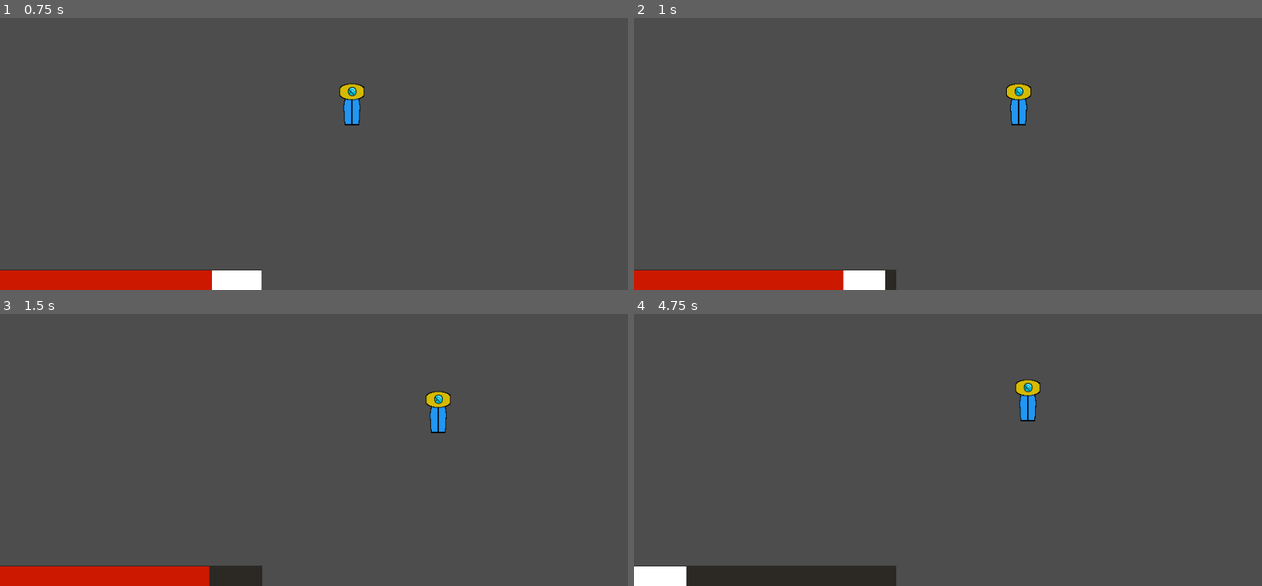
Above: before the commit, frames 1-4 (two rows, left to right).
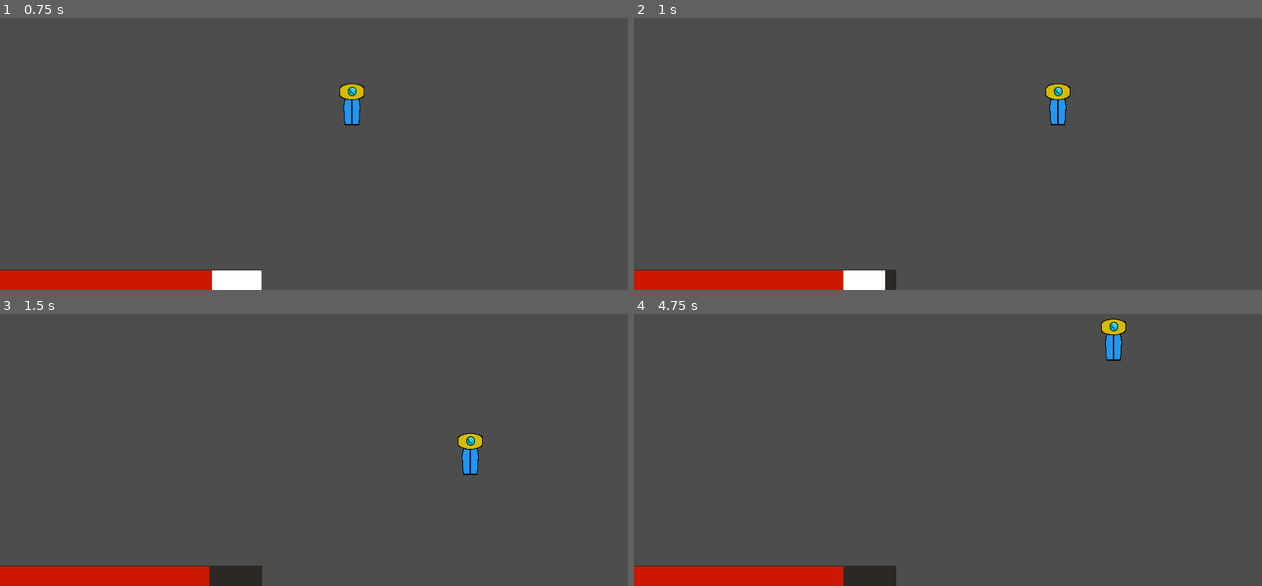
Above: after the commit, the same moments.

Repository: nf12pro/ChronoAnchor
Game: Godot game, scene res://scenes/testing_scene.tscn
The game is run twice, just before and just after one commit, with the same random seed, the same clock (stepped at 60 frames per second) and the same inputs.
Inputs (mouse positions are in pixels of both pictures, inside the frame that each line leads up to):
- Up to frame 1 (0.75 s): tap Enter at 0.5 s; move the mouse to (452, 96) at 0.52 s; hold Right (move_right) from 0.53 s (still down); hold P (take_damage_test) from 0.53 s (still down); click (452, 96) at 0.67 s
- Up to frame 2 (1 s): keep holding Right (move_right); keep holding P (take_damage_test); tap Shift (dash, bound only after the commit) at 0.8 s
- Up to frame 3 (1.5 s): move the mouse to (188, 428) at 1.27 s; release Right (move_right) at 1.28 s; release P (take_damage_test) at 1.28 s; hold S (move_down) from 1.28 s (still down); tap Shift (dash, bound only after the commit) at 1.35 s
- Up to frame 4 (4.75 s): tap P (take_damage_test) at 1.55, 3.05, 4.35 s; move the mouse to (1010, 333) at 2.02 s; release S (move_down) at 2.03 s; hold Right (move_right) 2.03-2.78 s; hold P (take_damage_test) 2.03-2.78 s; tap Shift (dash, bound only after the commit) at 2.3, 2.85 s; move the mouse to (916, 479) at 2.77 s; hold W (move_up) 2.78-3.53 s; click (916, 479) at 2.92 s; move the mouse to (1136, 463) at 3.52 s; hold Shift (dash, bound only after the commit) 3.53-4.28 s; hold A (move_left) from 3.53 s (still down); tap Alt at 3.6 s; move the mouse to (759, 357) at 4.27 s

Frame 1 is identical in both runs. In frame 2, 0.9% of the frame differs, in the area x 59-70%, y 24-40%; in frame 3, 0.9%; in frame 4, 3.3%, in the area x 0-79%, y 1-100%.

Commit message:
Dash Basic Mechanics

Diff:
--- a/project.godot
+++ b/project.godot
@@ -67,6 +67,12 @@
 "events": [Object(InputEventKey,"resource_local_to_scene":false,"resource_name":"","device":-1,"window_id":0,"alt_press …(192 unchanged characters)…
 ]
 }
+dash={
+"deadzone": 0.2,
+"events": [Object(InputEventKey,"resource_local_to_scene":false,"resource_name":"","device":-1,"window_id":0,"alt_pressed":false,"shift_pressed":false,"ctrl_pressed":false,"meta_pressed":false,"pressed":false,"keycode":0,"physical_keycode":4194325,"key_label":0,"unicode":0,"location":0,"echo":false,"script":null)
+, Object(InputEventJoypadMotion,"resource_local_to_scene":false,"resource_name":"","device":-1,"axis":5,"axis_value":1.0,"script":null)
+]
+}
 
 [layer_names]
 
--- a/scenes/player.tscn
+++ b/scenes/player.tscn
@@ -32,6 +32,10 @@
 [node name="player" type="CharacterBody2D" unique_id=142865822]
 script = ExtResource("1_g2els")
 
+[node name="dash_timer" type="Timer" parent="." unique_id=1841688279]
+
+[node name="dash_shard" type="Sprite2D" parent="dash_timer" unique_id=290740632]
+
 [node name="animated_sprite_2d" type="AnimatedSprite2D" parent="." unique_id=2084851377]
 position = Vector2(32, 32)
 sprite_frames = SubResource("SpriteFrames_6esg4")
@@ -55,4 +59,5 @@
 [node name="health_timer" type="Timer" parent="." unique_id=899907336]
 wait_time = 0.2
 
+[connection signal="timeout" from="dash_timer" to="." method="_on_dash_timer_timeout"]
 [connection signal="timeout" from="health_timer" to="." method="_on_health_timer_timeout"]
--- a/scripts/player.gd
+++ b/scripts/player.gd
@@ -1,16 +1,22 @@
 extends CharacterBody2D
 
-#region Movement Variables
+#region Movement
 @export var max_speed: float = 200.0
 @export var acceleration: float = 1200.0
 @export var friction: float = 1500.0
+@export var dash_amount: int = 3
+@export var dash_speed: float = 600.0
+@export var dash_duration: float = 0.15
+@export var dash_charge_cooldown: float = 1.0
 #endregion
+
+#region Invincibility
+var invincibility: bool = false
 
 #region Health
 @onready var health_bar = $canvas_layer/health_bar
 @onready var health_timer = $health_timer
 @export var max_health: float = 100
-
 var health: float = 100 : set = set_health
 #endregion
 
@@ -19,7 +25,6 @@
 var right_time: float = 0.0
 var up_time: float = 0.0
 var down_time: float = 0.0
-
 @export var snap_tap: bool = true
 #endregion
 
@@ -27,6 +32,14 @@
 @export var health_recover_upgrade = false
 #endregion
 
+#region Dash
+@onready var dash_timer = $dash_timer
+var dash_charges: int = 3
+var is_dashing: bool = false
+var dash_time_left: float = 0.0
+var dash_direction: Vector2 = Vector2.ZERO
+var last_move_direction: Vector2 = Vector2.DOWN
+#endregion
 
 func _ready():
 	health = max_health
@@ -34,6 +47,9 @@
 	health_bar.health_depleted.connect(_on_health_depleted)
 	if health_recover_upgrade:
 		health_timer.start()
+	dash_charges = dash_amount
+	dash_timer.wait_time = dash_charge_cooldown
+	dash_timer.one_shot = true
 
 func set_health(new_health: float) -> void:
 	health = clamp(new_health, 0, max_health)
@@ -41,47 +57,69 @@
 		health_bar.health = health
 
 func _physics_process(delta: float) -> void:
+	if is_dashing:
+		dash_time_left -= delta
+		if dash_time_left <= 0.0:
+			is_dashing = false
+			velocity = velocity.limit_length(max_speed)
+		move_and_slide()
+		return
 	var current_time = Time.get_ticks_msec()
-
 	if Input.is_action_just_pressed("move_left"):  left_time  = current_time
 	if Input.is_action_just_pressed("move_right"): right_time = current_time
 	if Input.is_action_just_pressed("move_up"):    up_time    = current_time
 	if Input.is_action_just_pressed("move_down"):  down_time  = current_time
-
 	var input_direction := Vector2.ZERO
-
 	if snap_tap:
 		input_direction.x = get_snap_axis("move_left", "move_right", left_time, right_time)
 		input_direction.y = get_snap_axis("move_up", "move_down", up_time, down_time)
 		input_direction = input_direction.normalized()
 	else:
 		input_direction = Input.get_vector("move_left", "move_right", "move_up", "move_down")
-
+	if input_direction != Vector2.ZERO:
+		last_move_direction = input_direction
 	var target_velocity = input_direction * max_speed
 	if input_direction != Vector2.ZERO:
 		velocity = velocity.move_toward(target_velocity, acceleration * delta)
 	else:
 		velocity = velocity.move_toward(Vector2.ZERO, friction * delta)
-
 	move_and_slide()
 
 func get_snap_axis(negative_action: String, positive_action: String, negative_time: float, positive_time: float) -> float:
 	var negative_held = Input.is_action_pressed(negative_action)
 	var positive_held = Input.is_action_pressed(positive_action)
-
 	if negative_held and positive_held:
 		return 1.0 if positive_time > negative_time else -1.0
-
 	if positive_held: return 1.0
 	if negative_held: return -1.0
 	return 0.0
 
+func dash():
+	if is_dashing or dash_charges <= 0:
+		return
+	invincibility = true
+	is_dashing = true
+	dash_time_left = dash_duration
+	dash_direction = last_move_direction.normalized()
+	velocity = dash_direction * dash_speed
+	dash_charges -= 1
+	if dash_timer.is_stopped():
+		dash_timer.start()
+
 func _unhandled_input(event: InputEvent) -> void:
 	if event.is_action_pressed("take_damage_test"):
-		health -= 20
+		if not invincibility:
+			health -= 20
+	if event.is_action_pressed("dash"):
+		dash()
 
 func _on_health_depleted() -> void:
 	print("Player died")
 
 func _on_health_timer_timeout() -> void:
 	health += 1
+
+func _on_dash_timer_timeout() -> void:
+	dash_charges = min(dash_charges + 1, dash_amount)
+	if dash_charges < dash_amount:
+		dash_timer.start()
